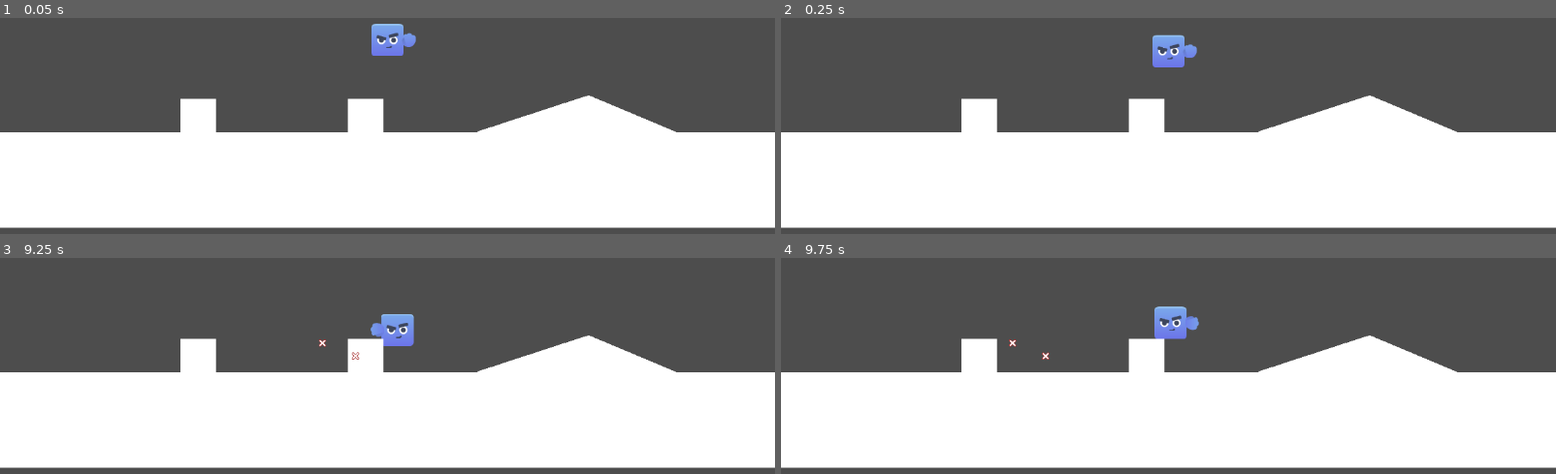
Above: before the commit, frames 1-4 (two rows, left to right).
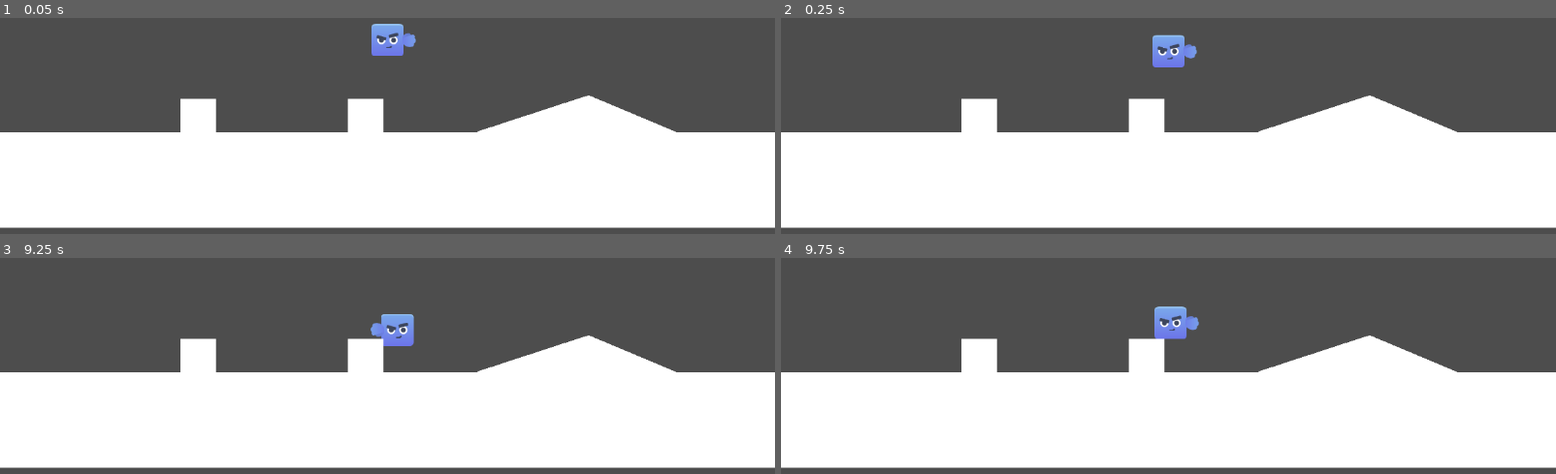
Above: after the commit, the same moments.

Repository: UnusualTitan711x/Gunslinger
Game: Godot game, scene res://scenes/test_level.tscn
The game is run twice, just before and just after one commit, with the same random seed, the same clock (stepped at 60 frames per second) and the same inputs.
Inputs:
- Up to frame 1 (0.05 s): no input
- Up to frame 2 (0.25 s): no input
- Up to frame 3 (9.25 s): tap Enter at 0.5 s; hold D (move_right) 0.53-2.03 s; tap S (crouch) at 0.6, 2.3, 2.85, 4.55, 5.1, 6.8, 7.35, 9.05 s; tap Space (jump) at 0.77, 1.52, 3.02, 3.77, 4.52, 6.02, 6.77, 7.52, 9.02 s; tap W (look_up) at 0.8, 1.35, 3.05, 3.6, 5.3, 5.85, 7.55, 8.1 s; tap J (shoot) at 1.55, 2.1, 3.8, 4.35, 6.05, 6.6, 8.3, 8.85 s; hold A (move_left) 2.03-4.28 s; hold D (move_right) 4.28-8.03 s; hold A (move_left) from 8.03 s (still down)
- Up to frame 4 (9.75 s): release A (move_left) at 9.53 s; hold D (move_right) from 9.53 s (still down); tap S (crouch) at 9.6 s

The runs differ from the first frame. In frame 1, less than 0.1% of the frame differs, in the area x 51-54%, y 6-14%; in frame 2, less than 0.1%; in frame 3, less than 0.1%, in the area x 41-47%, y 37-48%; in frame 4, less than 0.1%.

Commit message:
fixed shooting for now

Diff:
--- a/scenes/player.gd
+++ b/scenes/player.gd
@@ -11,21 +11,26 @@
 
 var bullet = preload("res://scenes/projectile.tscn")
 
+func _ready() -> void:
+	# Set the gun at the right position on start
+	gun.global_transform = right_marker.global_transform
+
 func _process(delta: float) -> void:
+	# Input
 	var direction := Input.get_axis("move_left", "move_right")
 	var look := Input.get_axis("crouch", "look_up")
 
-	# Flip sprite to face movement direction
+	# Set the gun to face up, down, left or right
 	if direction > 0:
 		gun.global_transform = right_marker.global_transform
 	elif direction < 0:
 		gun.global_transform = left_marker.global_transform
-
-	if look > 0:
+	elif look > 0:
 		gun.global_transform = up_marker.global_transform
 	elif look < 0:
 		gun.global_transform = down_marker.global_transform
 
+	# Shoot when shoot button is pressed
 	if Input.is_action_just_pressed("shoot"):
 		shoot()
 
@@ -41,7 +46,6 @@
 
 	# Get the input direction (-1, 0, 1)
 	var direction := Input.get_axis("move_left", "move_right")
-	var look := Input.get_axis("crouch", "look_up")
 
 	# Apply movement
 	if direction:
--- a/scenes/test_level.tscn
+++ b/scenes/test_level.tscn
@@ -25,6 +25,7 @@
 mesh = SubResource("BoxMesh_2venv")
 
 [node name="StaticBody2D" type="StaticBody2D" parent="MeshInstance2D2"]
+collision_layer = 2
 
 [node name="CollisionShape2D" type="CollisionShape2D" parent="MeshInstance2D2/StaticBody2D"]
 shape = SubResource("RectangleShape2D_2venv")
@@ -36,6 +37,7 @@
 mesh = SubResource("BoxMesh_2venv")
 
 [node name="StaticBody2D" type="StaticBody2D" parent="MeshInstance2D3"]
+collision_layer = 2
 
 [node name="CollisionShape2D" type="CollisionShape2D" parent="MeshInstance2D3/StaticBody2D"]
 shape = SubResource("RectangleShape2D_2venv")
@@ -48,6 +50,7 @@
 mesh = SubResource("BoxMesh_2venv")
 
 [node name="StaticBody2D" type="StaticBody2D" parent="MeshInstance2D4"]
+collision_layer = 2
 
 [node name="CollisionShape2D" type="CollisionShape2D" parent="MeshInstance2D4/StaticBody2D"]
 shape = SubResource("RectangleShape2D_2venv")
@@ -60,6 +63,7 @@
 mesh = SubResource("BoxMesh_2venv")
 
 [node name="StaticBody2D" type="StaticBody2D" parent="MeshInstance2D6"]
+collision_layer = 2
 
 [node name="CollisionShape2D" type="CollisionShape2D" parent="MeshInstance2D6/StaticBody2D"]
 shape = SubResource("RectangleShape2D_2venv")
--- a/scripts/projectile.gd
+++ b/scripts/projectile.gd
@@ -2,14 +2,23 @@
 
 var speed = 450
 var dir
+var range = 5000
+var distance_covered
 
 func _ready() -> void:
+	distance_covered = 0
 	pass # Replace with function body.
 
 func _process(delta: float) -> void:
+	# Travel
 	position += Vector2(0, -speed * delta).rotated(dir)
+
+	distance_covered += speed * delta
+
+	if distance_covered >= range:
+		queue_free()
 	pass
 
 
-func _on_body_entered(body: Node2D) -> void:
+func _on_body_entered(_body: Node2D) -> void:
 	queue_free()
